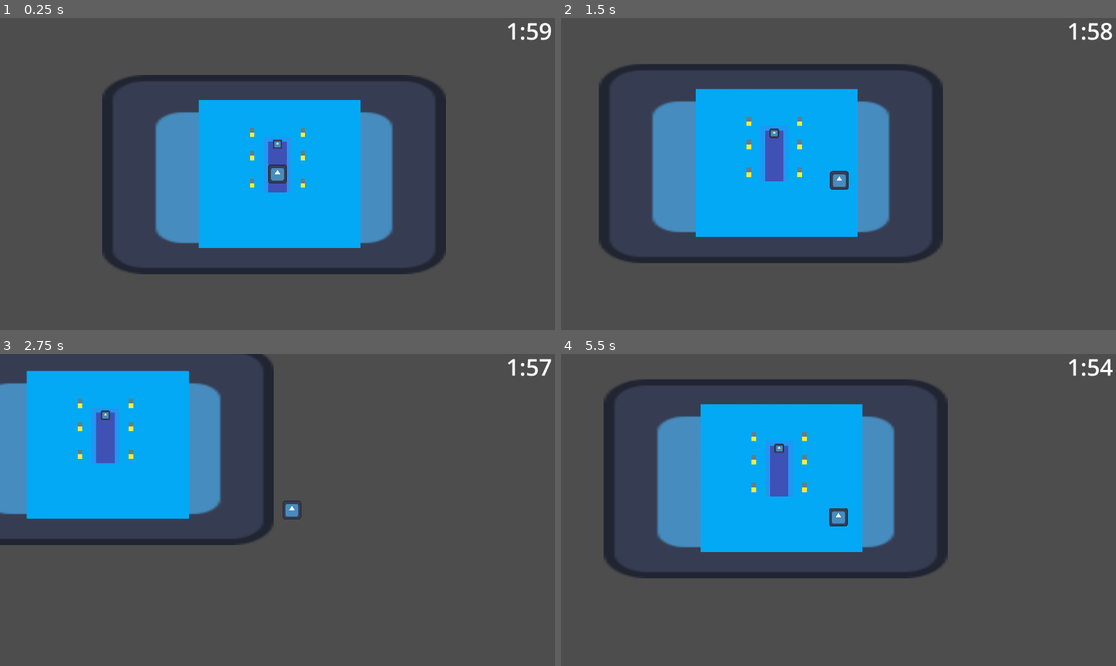
Above: before the commit, frames 1-4 (two rows, left to right).
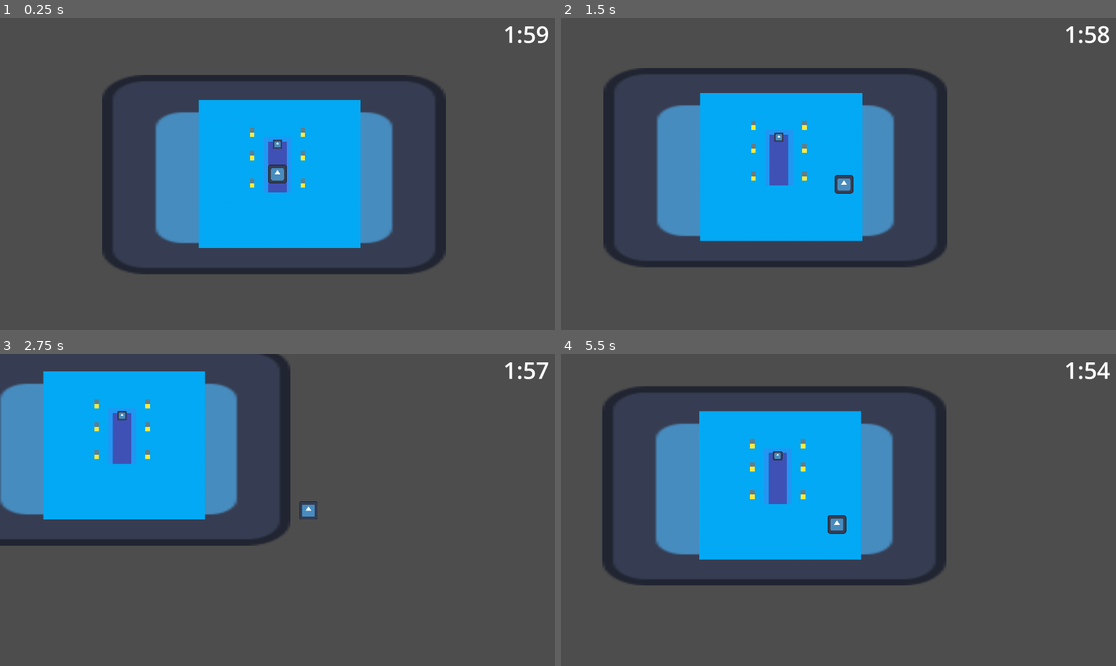
Above: after the commit, the same moments.

Repository: Section009/Pixel-Game-Jam-2024
Game: Godot game, scene res://Scenes/Levels/Main.tscn
Same seed, same stepped clock (60 frames per second), same inputs: the game is played once before the commit and once after it. The engine's default icon, where the game draws it, is replaced by a stand-in: a white triangle on a blue panel in a dark square.
Inputs:
- Up to frame 1 (0.25 s): no input
- Up to frame 2 (1.5 s): tap Enter at 0.5 s; hold D (Right) 0.53-1.28 s; tap E (Interact) at 0.6, 1.35 s; hold S (Down) from 1.28 s (still down)
- Up to frame 3 (2.75 s): release S (Down) at 2.03 s; hold D (Right) from 2.03 s (still down); hold Shift (Sprint) from 2.03 s (still down); tap E (Interact) at 2.3 s
- Up to frame 4 (5.5 s): release D (Right) at 2.78 s; release Shift (Sprint) at 2.78 s; hold W (Up) 2.78-3.53 s; tap E (Interact) at 2.85, 3.6, 4.55, 5.1 s; hold A (Left) 3.53-5.03 s; tap Shift (Sprint) at 4.35 s; hold S (Down) from 5.03 s (still down)

The runs differ from the first frame. In frame 1, 0.3% of the frame differs, in the area x 90-100%, y 1-9%; in frame 2, 8.6%; in frame 3, 9.1%; in frame 4, 9.1%, in the area x 7-100%, y 1-75%.

Commit message:
SceneManager Update

Diff:
--- a/Prefabs/PlayerPrefab.tscn
+++ b/Prefabs/PlayerPrefab.tscn
@@ -1,7 +1,8 @@
-[gd_scene load_steps=4 format=3 uid="uid://camxc1xqb65xh"]
+[gd_scene load_steps=5 format=3 uid="uid://camxc1xqb65xh"]
 
 [ext_resource type="Script" path="res://Scripts/PlayerManager.gd" id="1_fgj3m"]
 [ext_resource type="Texture2D" uid="uid://8w25fcb2dhtx" path="res://icon.svg" id="2_rgryd"]
+[ext_resource type="Script" path="res://Scripts/OxygenManager.gd" id="3_6o2yq"]
 
 [sub_resource type="RectangleShape2D" id="RectangleShape2D_8yknl"]
 size = Vector2(64, 64)
@@ -20,7 +21,8 @@
 
 [node name="Camera2D" type="Camera2D" parent="."]
 position_smoothing_enabled = true
-position_smoothing_speed = 10.0
+
+[node name="AnimationPlayer" type="AnimationPlayer" parent="."]
 
 [node name="UI" type="CanvasLayer" parent="."]
 
@@ -28,11 +30,10 @@
 anchors_preset = 1
 anchor_left = 1.0
 anchor_right = 1.0
-offset_left = -208.0
-offset_top = -11.0
-offset_right = -10.0
-offset_bottom = 126.0
+offset_left = -198.0
+offset_bottom = 137.0
 grow_horizontal = 0
 theme_override_font_sizes/font_size = 80
 text = "2:00"
-horizontal_alignment = 2
+horizontal_alignment = 1
+script = ExtResource("3_6o2yq")
--- a/Scenes/GamblingGames/SlotMachine.tscn
+++ b/Scenes/GamblingGames/SlotMachine.tscn
@@ -1,3 +1,34 @@
-[gd_scene format=3 uid="uid://c1x881p6cvjc2"]
+[gd_scene load_steps=3 format=3 uid="uid://c1x881p6cvjc2"]
+
+[ext_resource type="Script" path="res://Scripts/GamblingExit.gd" id="1_0oyad"]
+[ext_resource type="Script" path="res://Scripts/OxygenManager.gd" id="1_uwx63"]
 
 [node name="SlotMachine" type="Node2D"]
+
+[node name="UI" type="CanvasLayer" parent="."]
+
+[node name="OxygenTime" type="Label" parent="UI"]
+anchors_preset = 1
+anchor_left = 1.0
+anchor_right = 1.0
+offset_left = -198.0
+offset_bottom = 137.0
+grow_horizontal = 0
+theme_override_font_sizes/font_size = 80
+text = "2:00"
+horizontal_alignment = 1
+script = ExtResource("1_uwx63")
+
+[node name="Back" type="Button" parent="UI"]
+anchors_preset = 3
+anchor_left = 1.0
+anchor_top = 1.0
+anchor_right = 1.0
+anchor_bottom = 1.0
+offset_left = -124.0
+offset_top = -77.0
+grow_horizontal = 0
+grow_vertical = 0
+theme_override_font_sizes/font_size = 50
+text = "Back"
+script = ExtResource("1_0oyad")
--- a/Scenes/Levels/Main.tscn
+++ b/Scenes/Levels/Main.tscn
@@ -74,5 +74,3 @@
 [node name="Player" type="Node2D" parent="."]
 
 [node name="CharacterBody2D" parent="Player" instance=ExtResource("3_0dyfx")]
-
-[node name="AnimationPlayer" type="AnimationPlayer" parent="Player/CharacterBody2D"]
--- /dev/null
+++ b/Scripts/GamblingExit.gd
@@ -0,0 +1,16 @@
+class_name GamblingExit
+
+extends Button
+
+
+#class vars
+
+
+
+#startup
+func _ready():
+	pass
+
+func _pressed():
+	get_tree().change_scene_to_file(SceneManager.Levels[SceneManager.currentLevel])
+	pass
--- a/Scripts/GamblingManager.gd
+++ b/Scripts/GamblingManager.gd
@@ -4,11 +4,14 @@
 
 
 #class vars
-@export var detectionRadius : int = 80
+@export var GameName = "slots"
+@export var DetectionRadius : int = 80
 
 var distanceFromPlayer : float = 0
 var canActivate : bool = false
 var HIGHLIGHT : Sprite2D
+var sceneManager : SceneManager = SceneManager.new()
+
 
 #startup
 func _ready():
@@ -19,7 +22,7 @@
 func _process(delta):
 	distanceFromPlayer = position.distance_to(PlayerManager.Pos)
 
-	if(distanceFromPlayer <= detectionRadius):
+	if(distanceFromPlayer <= DetectionRadius):
 		canActivate = true
 		HIGHLIGHT.visible = true
 		get_input()
@@ -38,5 +41,6 @@
 func get_input():
 	if(canActivate and Input.is_action_just_released("Interact")):
 		print("succesfully interacted")
+		get_tree().change_scene_to_file(SceneManager.Gambling[GameName])
 
 	pass
--- /dev/null
+++ b/Scripts/OxygenManager.gd
@@ -0,0 +1,17 @@
+class_name OxygenManager
+
+extends Label
+
+
+#class vars
+
+
+
+#startup
+func _ready():
+	pass
+
+func _process(delta):
+	PlayerManager.Oxygen -= delta
+	text =  str(int(PlayerManager.Oxygen)/60) + ":" + str(int(PlayerManager.Oxygen)%60)
+	pass
--- a/Scripts/PlayerManager.gd
+++ b/Scripts/PlayerManager.gd
@@ -11,21 +11,16 @@
 
 @export var SPEED : float = 300.0
 
-var OxygenTimeUI : Label
-
 
 
 #startup
 func _ready():
 	position = Pos
-	OxygenTimeUI = get_node("UI/OxygenTime")
 	pass
 
 #frame-based update
 func _process(delta):
 	Pos = position
-	Oxygen -= delta
-	OxygenTimeUI.text =  str(int(Oxygen)/60) + ":" + str(int(Oxygen)%60)
 	pass
 
 #constant delta update
--- a/Scripts/SceneManager.gd
+++ b/Scripts/SceneManager.gd
@@ -5,19 +5,9 @@
 
 #class vars
 static var Levels : Dictionary = {
-	"main" : preload("res://Scenes/Levels/Main.tscn")
+	0 : "res://Scenes/Levels/Main.tscn"
 }
 static var Gambling : Dictionary = {
-	"main" : preload("res://Scenes/GamblingGames/SlotMachine.tscn")
+	"slots" : "res://Scenes/GamblingGames/SlotMachine.tscn"
 }
-
-
-#scene advancer - im unsure if this works, we dont have any scenes to switch too, and im too lazy
-func SwitchToLevel(level):
-	get_tree().change_scene_to_file(Levels[level])
-	pass
-
-#gambling mini games
-func SwitchToGambling(game):
-	get_tree().change_scene_to_file(Gambling[game])
-	pass
+static var currentLevel : int = 0
